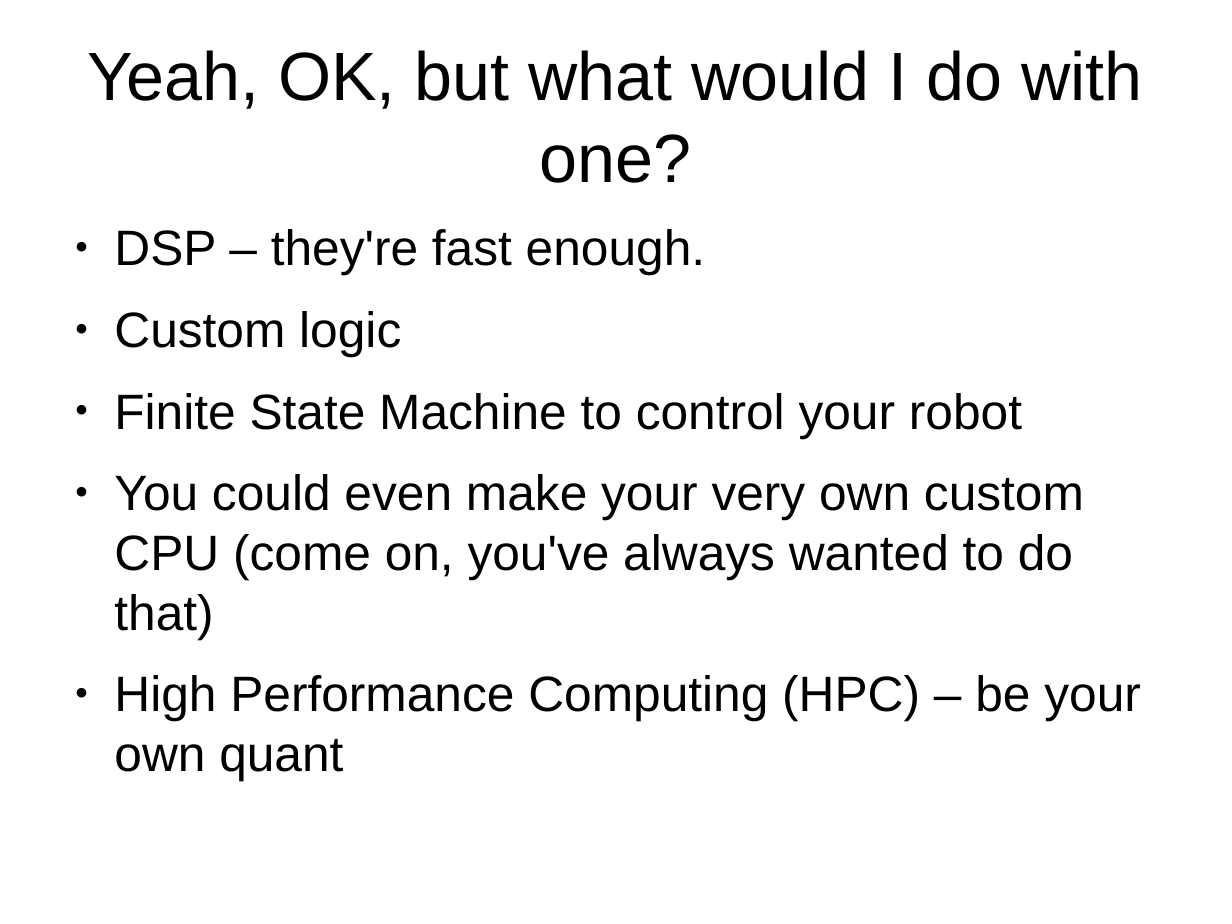
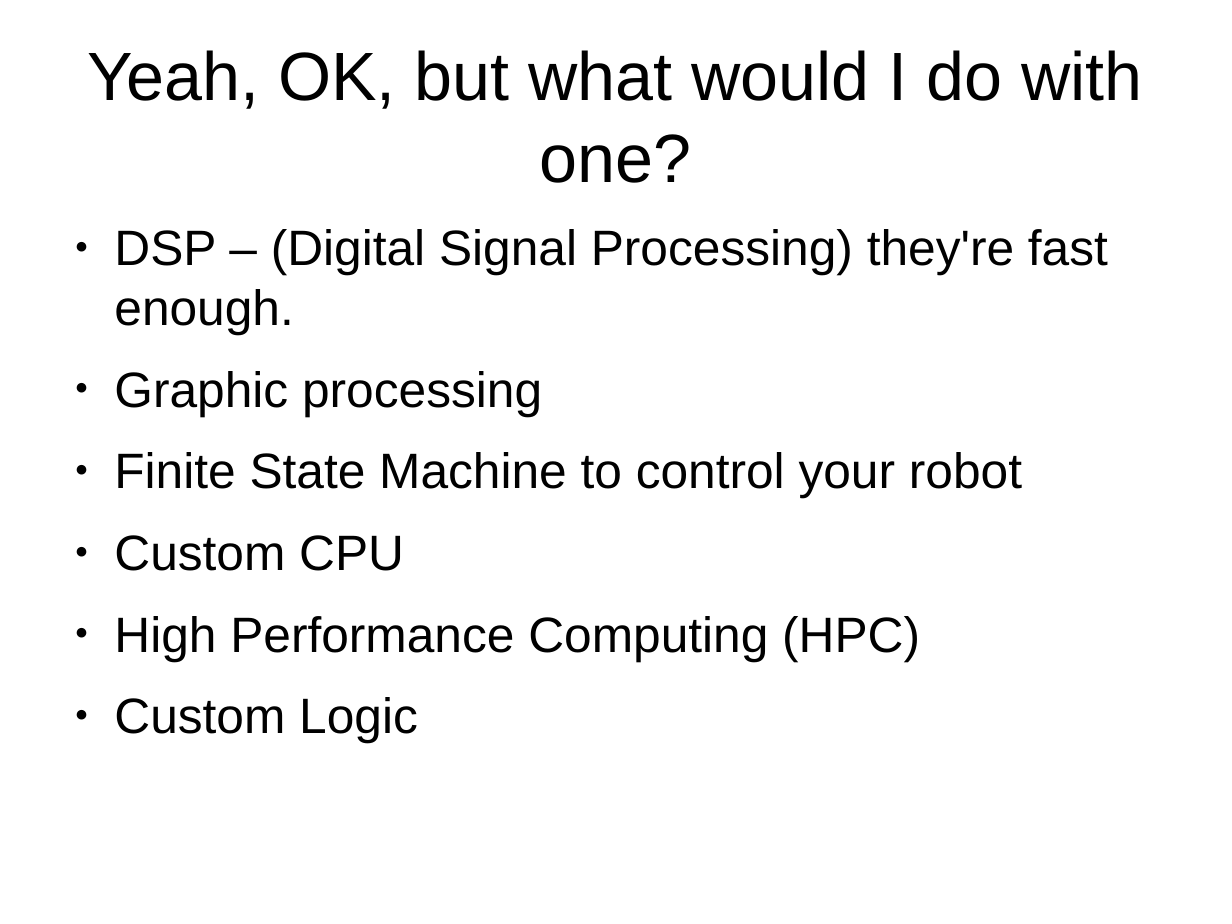
Before and after one commit to philtomson/fpga_pres, a slide deck: slide 11 of fpga_pres.odp (slide 10 before the commit). Drawn at 1232x924 pixels with LibreOffice and Linux fonts; fonts in the diff are those of the drawing. Boxes give left, top, right and bottom in pixels: in the first picture for what was removed or moved away, otherwise in the second. Text is boxed around its words. In the diff, an @@ line names an element or a change of style, - is before the commit and + after.

```diff
--- a/fpga_pres.odp
+++ b/fpga_pres.odp
@@ text at box(114, 229, 1108, 416): text changed @@
-● DSP – they're fast enough.
-● Custom logic
+● DSP – (Digital Signal Processing) they're fast enough.
+● Graphic processing
@@ text at box(114, 535, 920, 743): text changed @@
-● You could even make your very own custom CPU (come on, you've always wanted to do that)
-● High Performance Computing (HPC) – be your own quant
+● Custom CPU
+● High Performance Computing (HPC)
+● Custom Logic
```
Also in this commit, not shown: 14 other slides changed, 8 slides added, 1 slide removed.
